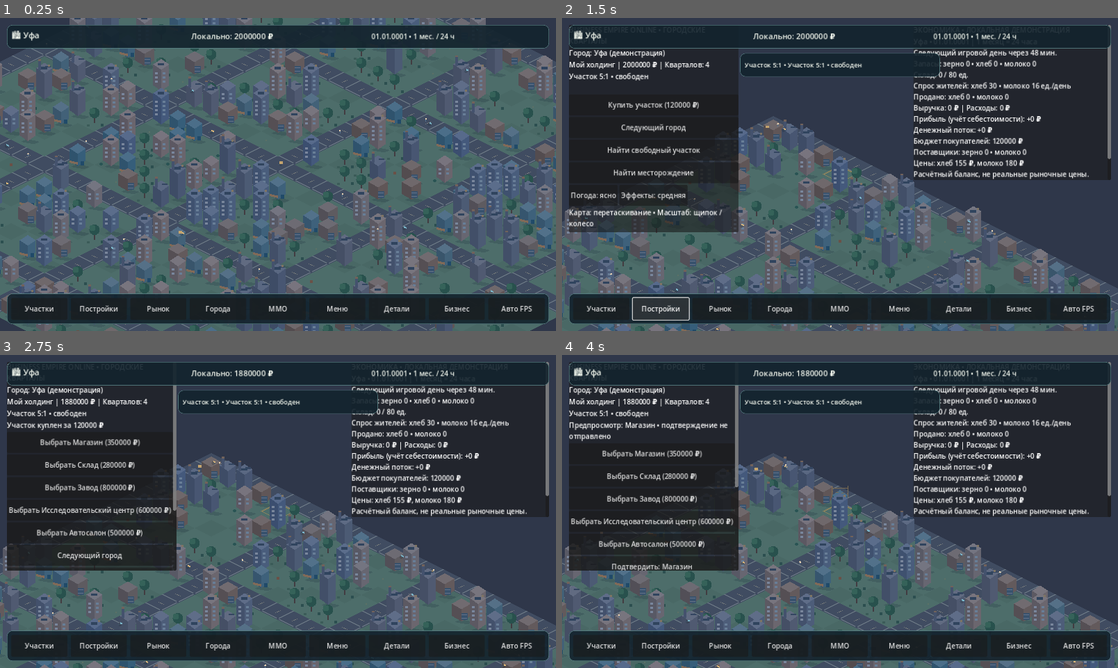
Above: before the commit, frames 1-4 (two rows, left to right).
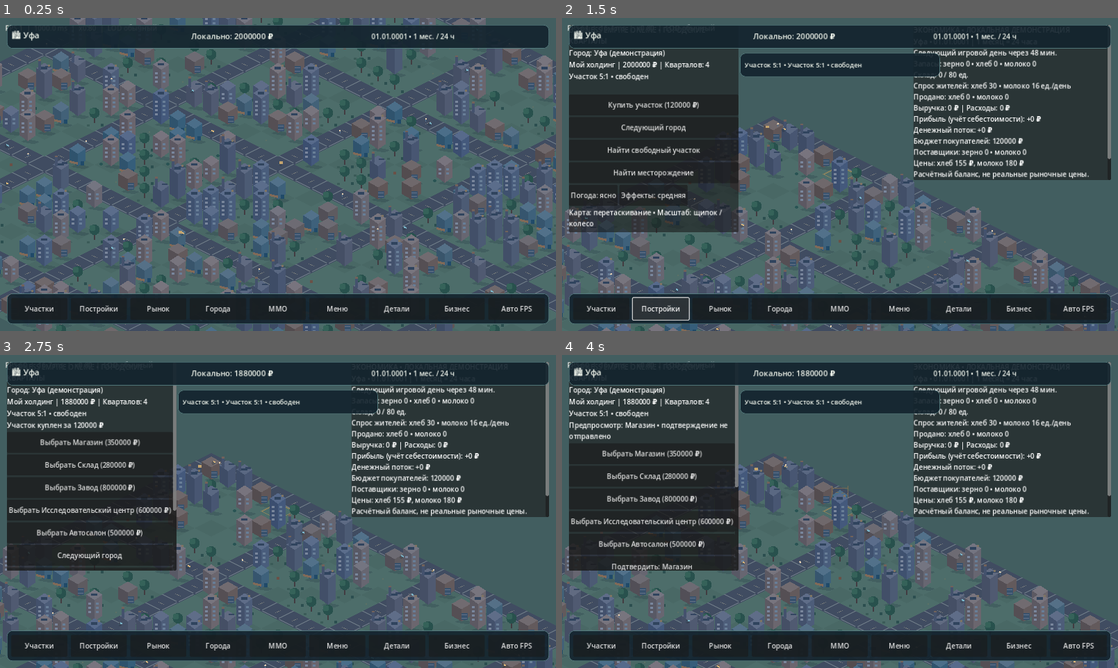
Above: after the commit, the same moments.

Repository: maillunex-lang/ufaeconom
Game: Godot game, scene res://scenes/main.tscn
Same seed, same stepped clock (60 frames per second), same inputs: the game is played once before the commit and once after it.
Inputs:
- Up to frame 1 (0.25 s): no input
- Up to frame 2 (1.5 s): click "Участки" at 0.5 s; click "Постройки" at 1.25 s
- Up to frame 3 (2.75 s): click "Купить участок (120000 ₽)" at 2 s
- Up to frame 4 (4 s): click "Выбрать Магазин (350000 ₽)" at 2.75 s; click "Выбрать Магазин (350000 ₽)" at 3.5 s

The runs differ from the first frame. In frame 1, 1.2% of the frame differs, in the area x 0-100%, y 0-100%; in frame 2, 18%, in the area x 0-100%, y 0-87%; in frame 3, 18%; in frame 4, 18%.

Commit message:
0.8.3.1 Improve camera bounds, smooth zoom, background, distant LOD and FPS diagnostics

Diff:
--- a/scripts/main.gd
+++ b/scripts/main.gd
@@ -54,11 +54,17 @@
 var android_hud: CanvasLayer
 var tycoon_panel: CanvasLayer
 var performance: Node
+var target_zoom := 0.8
+var camera_debug: Label
+const CAMERA_MIN_ZOOM := 0.52
+const CAMERA_MAX_ZOOM := 2.0
+const CAMERA_ZOOM_RESPONSE := 13.0
 
 func _ready() -> void:
 	camera = Camera2D.new()
 	camera.position = Vector2(0, 650)
 	camera.zoom = Vector2(0.8, 0.8)
+	target_zoom = 0.8
 	add_child(camera)
 	camera.make_current()
 	var traffic := CityLife25D.new()
@@ -84,6 +90,18 @@
 	performance = AndroidPerformance076.new()
 	performance.name = "AndroidPerformance076"
 	add_child(performance)
+	var debug_layer := CanvasLayer.new()
+	debug_layer.name = "CameraDiagnostics"
+	add_child(debug_layer)
+	camera_debug = Label.new()
+	camera_debug.name = "FPSLabel"
+	camera_debug.position = Vector2(12, 12)
+	camera_debug.add_theme_color_override("font_color", Color("#ffffff"))
+	camera_debug.add_theme_color_override("font_shadow_color", Color("#20382c"))
+	camera_debug.add_theme_constant_override("shadow_offset_x", 1)
+	camera_debug.add_theme_constant_override("shadow_offset_y", 1)
+	debug_layer.add_child(camera_debug)
+	set_process(true)
 	if int(catchup["advanced"]) > 0:
 		message_label.text = "Пока вас не было, прошло %d игровых дней" % int(catchup["advanced"])
 	day_timer = Timer.new()
@@ -105,6 +123,7 @@
 	message_label.text = ""
 	_update_actions()
 	camera.position = Vector2(0, 700)
+	_clamp_camera()
 	queue_redraw()
 
 func _build_ui() -> void:
@@ -189,7 +208,17 @@
 	return Vector2((tile.x - tile.y) * TILE_W * 0.5, (tile.x + tile.y) * TILE_H * 0.5)
 
 func _draw() -> void:
+	# Fill the visible world outside unlocked city chunks with natural terrain.
+	# The backing is one polygon, not thousands of off-map tiles.
+	var viewport_size := get_viewport_rect().size
+	var inverse := get_canvas_transform().affine_inverse()
+	var a: Vector2 = inverse * Vector2.ZERO
+	var b: Vector2 = inverse * Vector2(viewport_size.x, 0)
+	var c: Vector2 = inverse * viewport_size
+	var d: Vector2 = inverse * Vector2(0, viewport_size.y)
+	draw_colored_polygon(PackedVector2Array([a, b, c, d]), Color("#729b79"))
 	var visible := _visible_tile_rect()
+	var far_lod := camera.zoom.x < 0.72
 	var plots := _city_plots()
 	var opened: Dictionary = {}
 	for id in _active_chunks():
@@ -212,23 +241,34 @@
 				pos + Vector2(-TILE_W * 0.5, 0)
 			])
 			draw_colored_polygon(diamond, base)
-			CityDetail075.draw_ground(self, pos, tile, kind, camera.zoom.x)
-			draw_polyline(PackedVector2Array([diamond[0], diamond[1], diamond[2], diamond[3], diamond[0]]), Color("#527b61"), 0.8)
+			if not far_lod:
+				CityDetail075.draw_ground(self, pos, tile, kind, camera.zoom.x)
+			if not far_lod:
+				draw_polyline(PackedVector2Array([diamond[0], diamond[1], diamond[2], diamond[3], diamond[0]]), Color("#527b61"), 0.8)
 			if road:
-				_draw_road(pos, x, y)
+				if not far_lod:
+					_draw_road(pos, x, y)
 			elif kind == "Дерево":
-				_draw_tree(pos)
+				if not far_lod:
+					_draw_tree(pos)
 			elif COLORS.has(kind):
-				CityDetail075.draw_building_shadow(self, pos, tile, camera.zoom.x)
-				_draw_building(pos, kind, tile)
-			if kind == "Свободный участок" and Land.has_ore(city_index, tile):
+				if not far_lod:
+					CityDetail075.draw_building_shadow(self, pos, tile, camera.zoom.x)
+					_draw_building(pos, kind, tile)
+				else:
+					draw_rect(Rect2(pos + Vector2(-11, -17), Vector2(22, 22)), COLORS[kind])
+			if not far_lod and kind == "Свободный участок" and Land.has_ore(city_index, tile):
 				draw_circle(pos, 5.0, Color("#c28147"))
 			if plots.has(Land.plot_key(tile)):
 				var built: String = _building_at(tile)
 				if built != "":
-					CityDetail075.draw_building_shadow(self, pos, tile, camera.zoom.x)
-					_draw_building(pos, built, tile)
-				draw_circle(pos + Vector2(0, 10), 4, Color("#ffd55b") if _owns_plot(tile) else Color("#eabf9a"))
+					if far_lod:
+						draw_rect(Rect2(pos + Vector2(-12, -20), Vector2(24, 24)), COLORS.get(built, Color("#9db7b5")))
+					else:
+						CityDetail075.draw_building_shadow(self, pos, tile, camera.zoom.x)
+						_draw_building(pos, built, tile)
+				if not far_lod:
+					draw_circle(pos + Vector2(0, 10), 4, Color("#ffd55b") if _owns_plot(tile) else Color("#eabf9a"))
 			if selected == tile and construction_preview != "" and _owns_plot(tile) and _building_at(tile) == "":
 				BuildingArt.draw(self, pos, "НИИ" if construction_preview == "Исследовательский центр" else construction_preview, 1, true, CityDetail075.district(tile))
 			if selected == tile:
@@ -266,17 +306,18 @@
 		moved_since_press = true
 		if touches.size() == 1:
 			camera.position -= event.relative / camera.zoom
+			_clamp_camera()
 		elif touches.size() == 2:
 			var values := touches.values()
 			var distance: float = (values[0] as Vector2).distance_to(values[1] as Vector2)
 			if previous_pinch_distance > 0.0:
-				_set_zoom(camera.zoom.x * distance / previous_pinch_distance)
+				_set_zoom(target_zoom * distance / previous_pinch_distance)
 			previous_pinch_distance = distance
 	elif event is InputEventMouseButton:
 		if event.button_index == MOUSE_BUTTON_WHEEL_UP and event.pressed:
-			_set_zoom(camera.zoom.x * 1.12)
+			_set_zoom(target_zoom * 1.12)
 		elif event.button_index == MOUSE_BUTTON_WHEEL_DOWN and event.pressed:
-			_set_zoom(camera.zoom.x / 1.12)
+			_set_zoom(target_zoom / 1.12)
 		elif event.button_index == MOUSE_BUTTON_LEFT:
 			dragging = event.pressed
 			last_mouse = event.position
@@ -288,13 +329,64 @@
 		if event.position.distance_to(last_mouse) > 2.0:
 			moved_since_press = true
 		camera.position -= (event.position - last_mouse) / camera.zoom
+		_clamp_camera()
 		last_mouse = event.position
 	queue_redraw()
 
 func _set_zoom(value: float) -> void:
-	var z := clampf(value, 0.35, 2.0)
-	camera.zoom = Vector2(z, z)
-	queue_redraw()
+	target_zoom = clampf(value, CAMERA_MIN_ZOOM, CAMERA_MAX_ZOOM)
+
+
+func _city_world_bounds() -> Rect2:
+	var min_x := 0
+	var min_y := 0
+	var max_x := MAP_SIZE
+	var max_y := MAP_SIZE
+	for chunk in _active_chunks():
+		var coords := str(chunk).split(":")
+		if coords.size() != 2:
+			continue
+		min_x = mini(min_x, int(coords[0]) * Land.CHUNK)
+		min_y = mini(min_y, int(coords[1]) * Land.CHUNK)
+		max_x = maxi(max_x, (int(coords[0]) + 1) * Land.CHUNK)
+		max_y = maxi(max_y, (int(coords[1]) + 1) * Land.CHUNK)
+	var points := [_iso(Vector2(min_x, min_y)), _iso(Vector2(min_x, max_y)),
+		_iso(Vector2(max_x, min_y)), _iso(Vector2(max_x, max_y))]
+	var low: Vector2 = points[0]
+	var high: Vector2 = points[0]
+	for point in points:
+		low = low.min(point)
+		high = high.max(point)
+	return Rect2(low, high - low)
+
+
+func _clamp_camera() -> void:
+	if camera == null:
+		return
+	var bounds := _city_world_bounds().grow(250.0)
+	var view := get_viewport_rect().size / maxf(camera.zoom.x, CAMERA_MIN_ZOOM)
+	# Always keep the central city visible; expanded chunks enlarge the bounds.
+	var lower := bounds.position - view * 0.32
+	var upper := bounds.end + view * 0.32
+	camera.position = camera.position.clamp(lower, upper)
+
+
+func _process(delta: float) -> void:
+	if camera == null:
+		return
+	var blend := 1.0 - exp(-CAMERA_ZOOM_RESPONSE * maxf(delta, 0.0))
+	var previous := camera.zoom.x
+	var next := lerpf(previous, target_zoom, blend)
+	if absf(next - target_zoom) < 0.001:
+		next = target_zoom
+	if absf(previous - next) > 0.0001:
+		camera.zoom = Vector2(next, next)
+		_clamp_camera()
+		queue_redraw()
+	if camera_debug != null:
+		camera_debug.text = "FPS %d  |  %.1f ms  |  x%.2f  |  LOD %s" % [
+			Engine.get_frames_per_second(), 1000.0 / maxf(Engine.get_frames_per_second(), 1),
+			camera.zoom.x, "дальний" if camera.zoom.x < 0.72 else "обычный"]
 
 func _select_at(screen_position: Vector2) -> void:
 	var world: Vector2 = get_canvas_transform().affine_inverse() * screen_position
